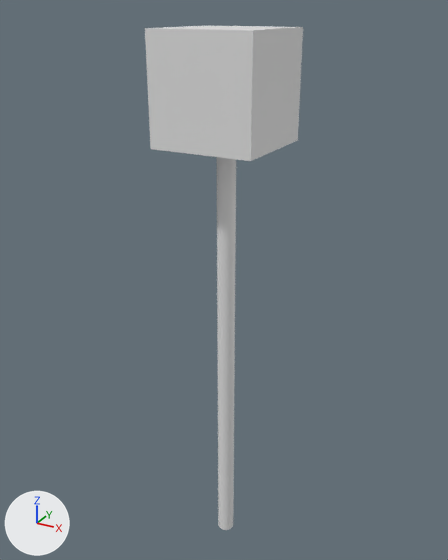
The OBJ model app/models/scale_y.obj as it was, and as the next commit left it.
Camera for both pictures: a camera (50 mm lens) standing at (0.716, -1.314, 1.501) and looking at (-0.026, 0.034, 0.827). Lighting does not change. The marker at lower left points along +X, +Y and +Z. Where no turn or scale is listed for an object, it has been applied to the vertices.

In view in the first picture: 'scale_y'.
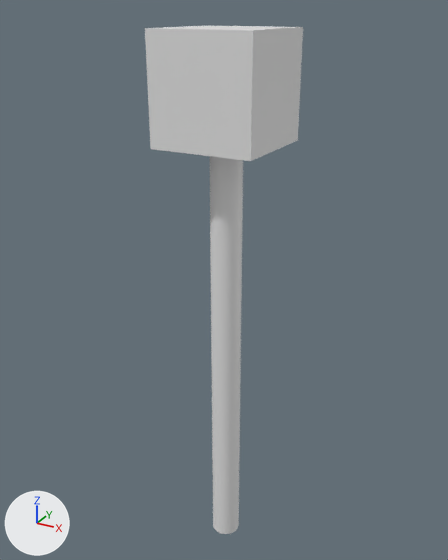
Pixel boxes [x1, y1, x2, y2] of what changed, in the pictures (448 x 560 px; the box of a moved part takes in the faces that stretch with it):
'scale_y', reshaped: before [145, 26, 303, 530]; after [145, 26, 303, 534]
part 1 of me_scale_y, moved or reshaped: before [217, 157, 236, 530]; after [210, 156, 243, 534]

The change, as a list of edits to the scene's bpy script:
```text
Change me_scale_y:
    where me_scale_y.from_pydata(...)  # 72 vertices, 38 faces; spans x -0.13..0.13, y -0.13..0.13, z 0.0..1.46
    used by ob_scale_y; location = (0.0, 0.0, 0.0)
    me_scale_y part 1: the loose piece of 64 vertices spanning x -0.024..0.024, y -0.024..0.024, z 0.0..1.2 is scaled about its middle by (1.7, 1.7, 1)
```
